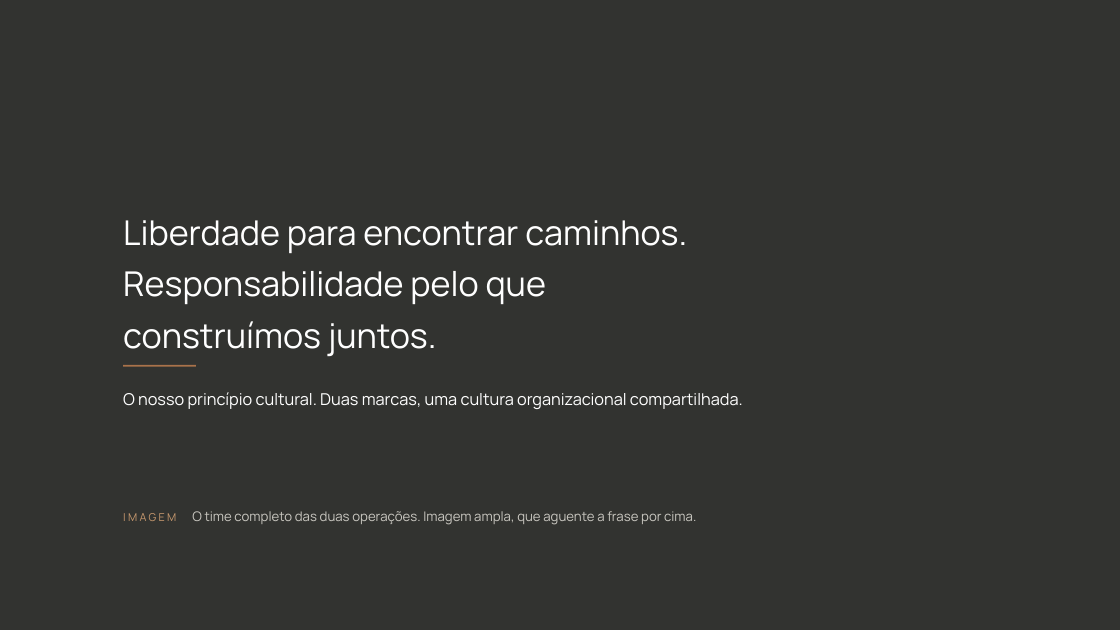
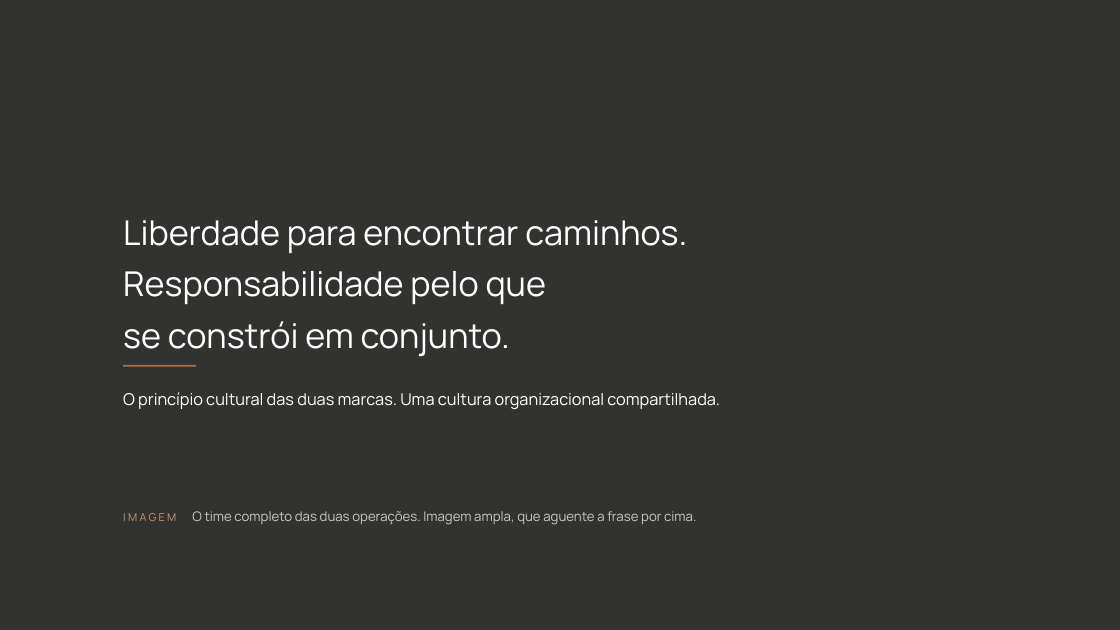
Before and after one commit to kellyalbertkabrand/Apresentacao_Revelacao_de_Essencia, a slide deck: slide 23 of clientes/flavia-muccelin/Cultura-Organizacional-Forma-e-My-Home.pptx. Drawn at 1120x630 pixels with LibreOffice and Linux fonts; fonts in the diff are those of the drawing; background and template pictures are left out; a plain dark background stands for a picture behind light text. Boxes give left, top, right and bottom in pixels: in the first picture for what was removed or moved away, otherwise in the second. Text is boxed around its words. In the diff, an @@ line names an element or a change of style, - is before the commit and + after.

```diff
--- a/clientes/flavia-muccelin/Cultura-Organizacional-Forma-e-My-Home.pptx
+++ b/clientes/flavia-muccelin/Cultura-Organizacional-Forma-e-My-Home.pptx
@@ text at box(123, 321, 510, 356): text changed @@
-construímos juntos.
+se constrói em conjunto.
@@ text at box(123, 392, 720, 409): text changed @@
-O nosso princípio cultural. Duas marcas, uma cultura organizacional compartilhada.
+O princípio cultural das duas marcas. Uma cultura organizacional compartilhada.
```
Also in this commit, not shown: 14 other slides changed, 1 slide added, 1 slide removed, 21 other files.
